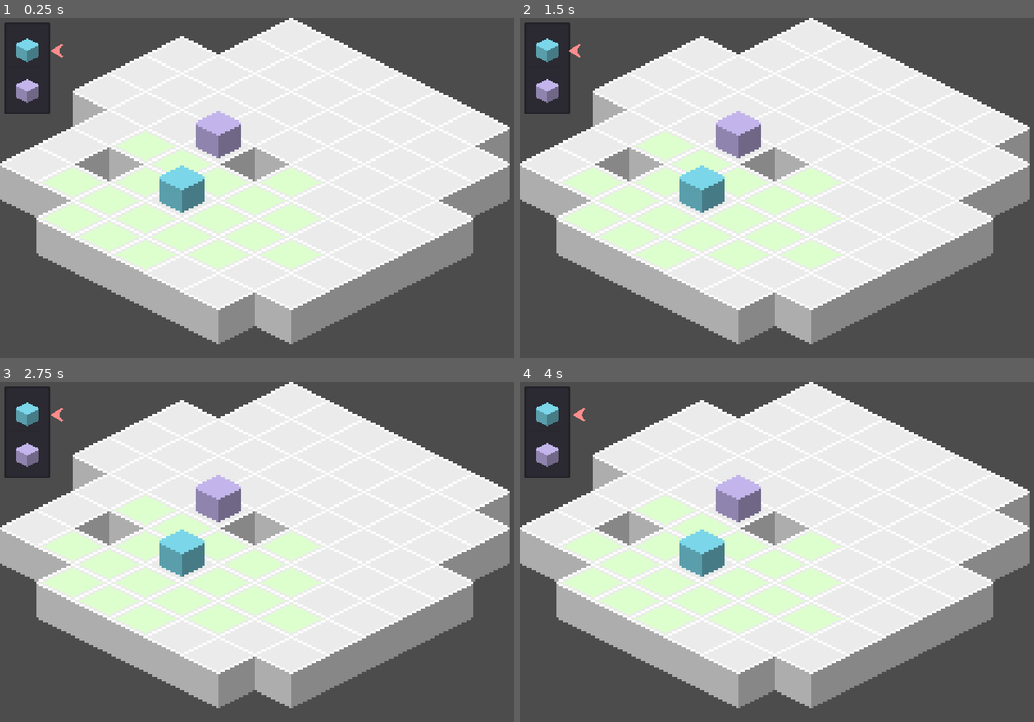
Above: before the commit, frames 1-4 (two rows, left to right).
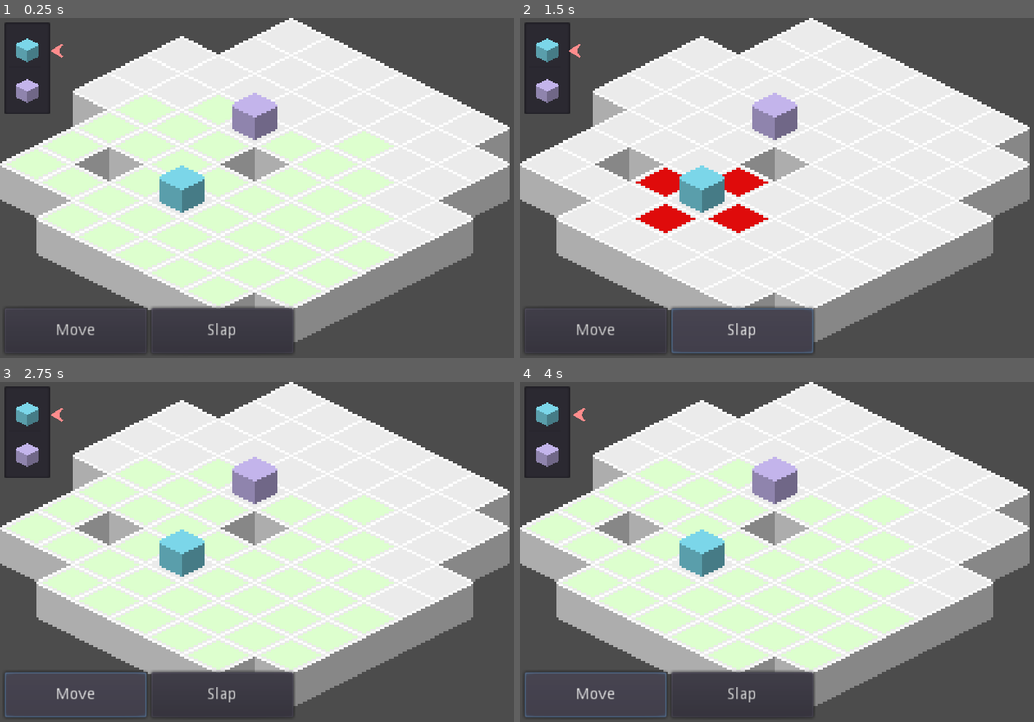
Above: after the commit, the same moments.

Repository: jaytav/godot-test-2
Game: Godot game, scene res://src/Main.tscn
Two runs of this game, one before a commit and one after it. Both use one fixed random seed, a clock stepped at 60 frames per second and the inputs below.
Inputs (mouse positions are in pixels of both pictures, inside the frame that each line leads up to):
- Up to frame 1 (0.25 s): no input
- Up to frame 2 (1.5 s): click (597, 330) at 0.5 s, where only the run after the commit has a clickable "Move"; click (741, 330) at 1.25 s, where only the run after the commit has a clickable "Slap"
- Up to frame 3 (2.75 s): click (77, 694) at 2 s, where only the run after the commit has a clickable "Move"
- Up to frame 4 (4 s): click (741, 694) at 2.75 s, where only the run after the commit has a clickable "Slap"; click (597, 694) at 3.5 s, where only the run after the commit has a clickable "Move"

The runs differ from the first frame. In frame 1, 13% of the frame differs, in the area x 1-77%, y 22-99%; in frame 2, 13%; in frame 3, 14%, in the area x 0-77%, y 22-99%; in frame 4, 14%.

Commit message:
add entity actions and update action controller

Diff:
--- a/project.godot
+++ b/project.godot
@@ -9,6 +9,11 @@
 config_version=4
 
 _global_script_classes=[ {
+"base": "Node",
+"class": "Action",
+"language": "GDScript",
+"path": "res://src/entity/action/action.gd"
+}, {
 "base": "Node2D",
 "class": "Entity",
 "language": "GDScript",
@@ -32,9 +37,10 @@
 "base": "Control",
 "class": "TurnQueueUI",
 "language": "GDScript",
-"path": "res://src/game/turn_queue_ui.gd"
+"path": "res://src/game/turn/turn_queue_ui.gd"
 } ]
 _global_script_class_icons={
+"Action": "",
 "Entity": "",
 "Stat": "",
 "State": "",
@@ -49,8 +55,8 @@
 
 [autoload]
 
-TurnQueue="*res://src/game/turn_queue.gd"
-ActionController="*res://src/game/action_controller.gd"
+ActionController="*res://src/game/action/action_controller.gd"
+TurnQueue="*res://src/game/turn/turn_queue.gd"
 
 [display]
 
--- a/src/Main.tscn
+++ b/src/Main.tscn
@@ -1,12 +1,14 @@
-[gd_scene load_steps=11 format=2]
+[gd_scene load_steps=13 format=2]
 
 [ext_resource path="res://src/entity/player/Player.tscn" type="PackedScene" id=1]
 [ext_resource path="res://asset/texture/floor.png" type="Texture" id=2]
 [ext_resource path="res://test/entity/turn_skipper/TurnSkipper.tscn" type="PackedScene" id=3]
 [ext_resource path="res://src/main.gd" type="Script" id=4]
-[ext_resource path="res://src/game/turn_queue_ui.gd" type="Script" id=5]
+[ext_resource path="res://src/game/turn/turn_queue_ui.gd" type="Script" id=5]
 [ext_resource path="res://asset/texture/arrow.png" type="Texture" id=6]
 [ext_resource path="res://asset/texture/action.png" type="Texture" id=7]
+[ext_resource path="res://src/game/action/action_controller_ui.gd" type="Script" id=9]
+[ext_resource path="res://asset/texture/action_selected.png" type="Texture" id=11]
 
 [sub_resource type="TileSet" id=1]
 0/name = "floor.png 0"
@@ -39,6 +41,20 @@
 0/shape_one_way_margin = 0.0
 0/shapes = [  ]
 0/z_index = 0
+1/name = "action_selected.png 1"
+1/texture = ExtResource( 11 )
+1/tex_offset = Vector2( 0, 0 )
+1/modulate = Color( 1, 1, 1, 1 )
+1/region = Rect2( 0, 0, 32, 32 )
+1/tile_mode = 0
+1/occluder_offset = Vector2( 0, 0 )
+1/navigation_offset = Vector2( 0, 0 )
+1/shape_offset = Vector2( 0, 0 )
+1/shape_transform = Transform2D( 1, 0, 0, 1, 0, 0 )
+1/shape_one_way = false
+1/shape_one_way_margin = 0.0
+1/shapes = [  ]
+1/z_index = 0
 
 [sub_resource type="Animation" id=5]
 resource_name = "Point"
@@ -82,6 +98,7 @@
 tile_data = PoolIntArray( -262140, 0, 0, -262139, 0, 0, -262138, 0, 0, -262137, 0, 0, -262136, 0, 0, -262135, 0, 0, -19 …(806 unchanged characters)…
 
 [node name="Action" type="TileMap" parent="World"]
+modulate = Color( 0, 0, 0, 1 )
 mode = 1
 tile_set = SubResource( 4 )
 cell_size = Vector2( 32, 16 )
@@ -94,7 +111,7 @@
 position = Vector2( 80, 80 )
 
 [node name="TurnSkipper" parent="World/Entities" instance=ExtResource( 3 )]
-position = Vector2( 96, 56 )
+position = Vector2( 112, 48 )
 
 [node name="GUI" type="Control" parent="."]
 margin_right = 256.0
@@ -118,6 +135,7 @@
 margin_right = 42.0
 margin_bottom = 42.0
 rect_scale = Vector2( 0.5, 0.5 )
+mouse_filter = 2
 auto_height = true
 __meta__ = {
 "_edit_use_anchors_": false
@@ -141,10 +159,26 @@
 autoplay = "Point"
 anims/Point = SubResource( 5 )
 
-[connection signal="turn_ended" from="World/Entities/Player" to="World/Entities/Player" method="_on_Entity_turn_ended"]
-[connection signal="turn_started" from="World/Entities/Player" to="World/Entities/Player" method="_on_Entity_turn_started"]
-[connection signal="turn_ended" from="World/Entities/TurnSkipper" to="World/Entities/TurnSkipper" method="_on_Entity_turn_ended"]
-[connection signal="turn_started" from="World/Entities/TurnSkipper" to="World/Entities/TurnSkipper" method="_on_Entity_turn_started"]
+[node name="ActionControllerUI" type="Control" parent="GUI"]
+anchor_left = 0.008
+anchor_top = 0.853
+anchor_right = 1.0
+anchor_bottom = 0.987
+margin_left = -0.0480001
+margin_top = 0.0499954
+margin_bottom = -0.0500031
+script = ExtResource( 9 )
+__meta__ = {
+"_edit_use_anchors_": false
+}
 
-[editable path="World/Entities/Player"]
-[editable path="World/Entities/TurnSkipper"]
+[node name="GridContainer" type="GridContainer" parent="GUI/ActionControllerUI"]
+anchor_right = 0.992
+anchor_bottom = 1.0
+margin_right = 252.032
+margin_bottom = 20.0
+rect_scale = Vector2( 0.5, 0.5 )
+columns = 4
+__meta__ = {
+"_edit_use_anchors_": false
+}
--- /dev/null
+++ b/src/attack/Attack.tscn
@@ -0,0 +1,3 @@
+[gd_scene format=2]
+
+[node name="Attack" type="Node"]
--- a/src/entity/Entity.tscn
+++ b/src/entity/Entity.tscn
@@ -8,6 +8,7 @@
 [ext_resource path="res://src/entity/stat/bound_stat.gd" type="Script" id=6]
 [ext_resource path="res://src/entity/status_effect/status_effects.gd" type="Script" id=7]
 [ext_resource path="res://src/entity/status_effect/replenish_bound_stat.gd" type="Script" id=8]
+[ext_resource path="res://src/entity/action/move.gd" type="Script" id=9]
 
 [node name="Entity" type="Node2D"]
 script = ExtResource( 5 )
@@ -39,8 +40,15 @@
 [node name="Idle" type="Node" parent="StateMachine"]
 script = ExtResource( 4 )
 
-[node name="Move" type="Node" parent="StateMachine"]
+[node name="Active" type="Node" parent="StateMachine"]
 script = ExtResource( 4 )
+
+[node name="Actions" type="Node" parent="."]
+
+[node name="Move" type="Node" parent="Actions"]
+script = ExtResource( 9 )
+use_point_path = true
+tile_map_modulate = Color( 0.870588, 1, 0.811765, 1 )
 
 [node name="Sprite" type="Sprite" parent="."]
 texture = ExtResource( 1 )
@@ -49,4 +57,5 @@
 [connection signal="turn_ended" from="." to="StatusEffects" method="_on_Entity_turn_ended"]
 [connection signal="turn_ended" from="." to="StateMachine" method="_on_Entity_turn_ended"]
 [connection signal="turn_started" from="." to="StateMachine" method="_on_Entity_turn_started"]
+[connection signal="updated" from="Stats/ActionPoints" to="Actions/Move" method="_on_ActionPoints_updated"]
 [connection signal="transitioned" from="StateMachine" to="StateMachine" method="_on_StateMachine_transitioned"]
--- /dev/null
+++ b/src/entity/action/action.gd
@@ -0,0 +1,11 @@
+class_name Action
+extends Node
+
+export var min_range: int
+export var max_range: int
+export var use_point_path: bool
+export var tile_map_modulate: Color
+
+
+func do_action(_request: Dictionary) -> void:
+    pass
--- /dev/null
+++ b/src/entity/action/move.gd
@@ -0,0 +1,33 @@
+extends Action
+
+const EntityMover = preload("res://src/game/mover/EntityMover.tscn")
+
+func _ready():
+    yield(owner, "ready")
+    max_range = owner.stats.ActionPoints.value
+
+
+func do_action(request: Dictionary):
+    var entity_mover = EntityMover.instance()
+    entity_mover.connect("entity_moved", self, "_on_EntityMover_entity_moved")
+    entity_mover.entity = request.entity
+
+    for point_path_position in request.point_path_positions:
+        var point_path_world_position: Vector2 = ActionController.action_tile_map.map_to_world(point_path_position)
+        point_path_world_position.y += ActionController.action_tile_map.cell_size.y / 2
+        entity_mover.curve.add_point(point_path_world_position)
+
+    request.entity.stats.ActionPoints.value -= len(request.point_path_positions) - 1
+    owner.owner.get_node("World").add_child(entity_mover)
+
+
+func _on_ActionPoints_updated(_from_value: int, to_value: int):
+    max_range = to_value
+
+
+func _on_EntityMover_entity_moved(entity: Entity):
+    ActionController.refresh_astar()
+
+    if entity.is_in_group("PlayerControlled"):
+        entity.active_action = entity.get_node("Actions/Move")
+        ActionController.draw_action(entity.active_action)
--- a/src/entity/player/Player.tscn
+++ b/src/entity/player/Player.tscn
@@ -1,21 +1,35 @@
-[gd_scene load_steps=3 format=2]
+[gd_scene load_steps=5 format=2]
 
 [ext_resource path="res://src/entity/Entity.tscn" type="PackedScene" id=1]
-[ext_resource path="res://src/entity/player/state/move.gd" type="Script" id=2]
+[ext_resource path="res://src/entity/player/state/active.gd" type="Script" id=2]
+[ext_resource path="res://src/entity/action/action.gd" type="Script" id=3]
+[ext_resource path="res://src/entity/player/player.gd" type="Script" id=4]
 
-[node name="Player" groups=["PlayerControlled"] instance=ExtResource( 1 )]
+[node name="Player" instance=ExtResource( 1 )]
+script = ExtResource( 4 )
 
 [node name="Initiative" parent="Stats" index="0"]
 initial_value = 25
 
 [node name="ActionPoints" parent="Stats" index="1"]
-max_value = 3
+max_value = 5
 
 [node name="HealthPoints" parent="Stats" index="2"]
 max_value = 3
 
-[node name="Move" parent="StateMachine" index="1"]
+[node name="StateMachine" parent="." index="2"]
+_debug = true
+
+[node name="Active" parent="StateMachine" index="1"]
 script = ExtResource( 2 )
 
-[node name="Sprite" parent="." index="3"]
+[node name="Slap" type="Node" parent="Actions" index="1"]
+script = ExtResource( 3 )
+min_range = 1
+max_range = 1
+tile_map_modulate = Color( 0.878431, 0.0470588, 0.0470588, 1 )
+
+[node name="Sprite" parent="." index="4"]
 modulate = Color( 0.521569, 0.909804, 0.988235, 1 )
+
+[connection signal="turn_started" from="." to="." method="_on_Player_turn_started"]
--- /dev/null
+++ b/src/entity/player/player.gd
@@ -0,0 +1,11 @@
+extends Entity
+
+onready var active_action: Action = get_node("Actions/Move")
+
+
+func _init():
+    add_to_group("PlayerControlled")
+
+
+func _on_Player_turn_started(_entity: Entity):
+    ActionController.draw_action(active_action)
--- /dev/null
+++ b/src/entity/player/state/active.gd
@@ -0,0 +1,10 @@
+extends State
+
+
+func unhandled_input(event):
+    if event is InputEventMouseMotion:
+        ActionController.draw_action_behaviour(owner.active_action, owner.get_global_mouse_position())
+    if event.is_action_pressed("left_click"):
+        ActionController.do_action(owner.active_action, owner.get_global_mouse_position())
+    elif event.is_action_pressed("ui_select"): # press space to end turn
+        owner.end_turn()
--- a/src/entity/player/state/move.gd
+++ /dev/null
@@ -1,14 +0,0 @@
-extends State
-
-func unhandled_input(event):
-    if event.is_action_pressed("left_click"):
-        var request: Dictionary = {
-            "mouse_position": owner.get_global_mouse_position(),
-            "type": "move",
-            "entity": owner,
-        }
-
-        ActionController.request_action(request)
-    # press space to end turn
-    elif event.is_action_pressed("ui_select"):
-        owner.end_turn()
--- a/src/entity/state_machine/state_machine.gd
+++ b/src/entity/state_machine/state_machine.gd
@@ -38,16 +38,15 @@
 
 
 func _on_StateMachine_transitioned(from_state: State, to_state: State) -> void:
-    if !_debug:
-        pass
-    elif from_state:
-        print("%s transitioned from %s to %s" % [owner.name, from_state.name, to_state.name])
-    else:
-        print("%s transitioned to %s" % [owner.name, to_state.name])
+    if _debug:
+        if from_state:
+            print("%s transitioned from %s to %s" % [owner.name, from_state.name, to_state.name])
+        else:
+            print("%s transitioned to %s" % [owner.name, to_state.name])
 
 
 func _on_Entity_turn_started(_entity: Entity):
-    transition_to_state("Move")
+    transition_to_state("Active")
 
 
 func _on_Entity_turn_ended(_entity: Entity):
--- /dev/null
+++ b/src/game/action/ActionButton.tscn
@@ -0,0 +1,15 @@
+[gd_scene load_steps=2 format=2]
+
+[ext_resource path="res://src/game/action/action_button.gd" type="Script" id=1]
+
+[node name="ActionButton" type="Button"]
+margin_right = 40.0
+margin_bottom = 38.0
+size_flags_horizontal = 3
+size_flags_vertical = 3
+script = ExtResource( 1 )
+__meta__ = {
+"_edit_use_anchors_": false
+}
+
+[connection signal="pressed" from="." to="." method="_on_ActionButton_pressed"]
--- /dev/null
+++ b/src/game/action/action_button.gd
@@ -0,0 +1,7 @@
+extends Button
+
+var action: Action
+
+
+func _on_ActionButton_pressed():
+	ActionController.draw_action(action)
--- /dev/null
+++ b/src/game/action/action_controller.gd
@@ -0,0 +1,151 @@
+extends Node
+
+
+var action_controller_ui: Control
+var entities: Array setget _set_entities
+var action_tile_map: TileMap
+var floor_tile_map: TileMap
+
+
+var _active_entity: Entity
+var _astar: AStar2D = AStar2D.new()
+var _entity_cells: Array = []
+var _action_cell: Vector2
+
+
+func do_action(action: Action, position: Vector2) -> void:
+    var action_cell: Vector2 = action_tile_map.world_to_map(position)
+    var used_cells: Array = action_tile_map.get_used_cells()
+
+    if !used_cells.has(action_cell):
+        return
+
+    var request: Dictionary = {
+        "entity": action.owner,
+        "entity_position": action.owner.position,
+        "entity_cell": action_tile_map.world_to_map(action.owner.position),
+        "action_position": position,
+        "action_cell": action_cell,
+    }
+
+    if action.use_point_path:
+        request.entity_point = _get_vector_point_index(request.entity_cell)
+        request.action_point = _get_vector_point_index(request.action_cell)
+        request.point_path_positions = _astar.get_point_path(request.entity_point, request.action_point)
+
+    action.do_action(request)
+
+
+func draw_action(action: Action) -> void:
+    action_tile_map.clear()
+    action_tile_map.modulate = action.tile_map_modulate
+
+    var entity_cell: Vector2 = action_tile_map.world_to_map(action.owner.position)
+    var entity_point = _get_vector_point_index(entity_cell)
+
+    if action.use_point_path:
+        for point in _astar.get_points():
+            var point_path_positions: PoolVector2Array = _astar.get_point_path(entity_point, point)
+
+            # remove entity point position
+            point_path_positions.remove(0)
+
+            if len(point_path_positions) > action.max_range:
+                continue
+
+            for point_path_position in point_path_positions:
+                action_tile_map.set_cellv(point_path_position, 0)
+    else:
+        for point in _astar.get_points():
+            var cell: Vector2 = _astar.get_point_position(point)
+            var difference: int = int(abs(entity_cell.x - cell.x) + abs(entity_cell.y - cell.y))
+
+            if difference >= action.min_range && difference <= action.max_range:
+                action_tile_map.set_cellv(cell, 0)
+
+
+func draw_action_behaviour(action: Action, position: Vector2) -> void:
+    var action_cell: Vector2 = action_tile_map.world_to_map(position)
+    var entity_cell: Vector2 = action_tile_map.world_to_map(action.owner.position)
+
+    if action_cell == _action_cell:
+        return
+
+    var used_cells: Array = action_tile_map.get_used_cells()
+
+    for used_cell in used_cells:
+        action_tile_map.set_cellv(used_cell, 0)
+
+    if !used_cells.has(action_cell):
+        _action_cell = Vector2.ZERO
+        return
+
+    var entity_point: int = _get_vector_point_index(entity_cell)
+    var action_point: int = _get_vector_point_index(action_cell)
+    var point_path_positions: PoolVector2Array = _astar.get_point_path(entity_point, action_point)
+
+    # remove entity point position
+    point_path_positions.remove(0)
+
+    for point_path_position in point_path_positions:
+        action_tile_map.set_cellv(point_path_position, 1)
+
+    _action_cell = action_cell
+
+
+func refresh_astar():
+    _entity_cells = []
+
+    for entity in entities:
+        _entity_cells.append(action_tile_map.world_to_map(entity.position))
+
+    for cell in floor_tile_map.get_used_cells():
+        _astar.add_point(_get_vector_point_index(cell), cell)
+
+    for point in _astar.get_points():
+        var cell: Vector2 = _astar.get_point_position(point)
+
+        var relative_cells: PoolVector2Array = [
+            Vector2(cell.x + 1, cell.y),
+            Vector2(cell.x - 1, cell.y),
+            Vector2(cell.x, cell.y + 1),
+            Vector2(cell.x, cell.y - 1),
+        ]
+
+        for relative_cell in relative_cells:
+            var relative_cell_point: int = _get_vector_point_index(relative_cell)
+
+            if !_astar.has_point(relative_cell_point):
+                continue
+
+            if _entity_cells.has(relative_cell):
+                continue
+
+            _astar.connect_points(point, relative_cell_point, false)
+
+
+func _get_vector_point_index(position: Vector2) -> int:
+    var vector_point_index: int = int("%s%s" % [position.y, position.x])
+
+    if vector_point_index < 0:
+        vector_point_index += 999999
+
+    return vector_point_index
+
+
+func _set_entities(to_entities: Array):
+    entities = to_entities
+    refresh_astar()
+
+    for entity in entities:
+        if entity.is_in_group("PlayerControlled"):
+            entity.connect("turn_started", self, "_on_PlayerControlled_Entity_turn_started")
+            entity.connect("turn_ended", self, "_on_PlayerControlled_Entity_turn_ended")
+
+
+func _on_PlayerControlled_Entity_turn_started(entity: Entity) -> void:
+    action_controller_ui.entity = entity
+
+
+func _on_PlayerControlled_Entity_turn_ended(_entity: Entity) -> void:
+    action_tile_map.clear()
--- /dev/null
+++ b/src/game/action/action_controller_ui.gd
@@ -0,0 +1,20 @@
+extends Control
+
+const ActionButton = preload("res://src/game/action/ActionButton.tscn")
+
+var entity: Entity setget _set_entity
+
+onready var _grid_container: GridContainer = get_node("GridContainer")
+
+
+func _set_entity(_entity: Entity):
+    entity = _entity
+
+    for child in _grid_container.get_children():
+        _grid_container.remove_child(child)
+
+    for action in _entity.get_node("Actions").get_children():
+        var action_button = ActionButton.instance()
+        action_button.action = action
+        action_button.text = action.name
+        _grid_container.add_child(action_button)
--- a/src/game/action_controller.gd
+++ /dev/null
@@ -1,137 +0,0 @@
-extends Node
-
-const EntityMover = preload("res://src/game/mover/EntityMover.tscn")
-
-export var _action_movement_modulate: Color = Color("#deffcf")
-
-var entities: Array setget _set_entities
-var action_tile_map: TileMap
-var floor_tile_map: TileMap
-
-var _astar: AStar2D = AStar2D.new()
-var _entity_cells: Array = []
-
-
-func request_action(request: Dictionary) -> void:
-    var mouse_position: Vector2 = request.mouse_position
-    var entity: Entity = request.entity
-    var type: String = request.type
-
-    if type == "move":
-        var entity_position: Vector2 = action_tile_map.world_to_map(entity.position)
-        var action_position: Vector2 = action_tile_map.world_to_map(mouse_position)
-        var entity_point: int = _get_vector_point_index(entity_position)
-        var action_point: int = _get_vector_point_index(action_position)
-        var point_path_positions: PoolVector2Array = _astar.get_point_path(entity_point, action_point)
-        var move_cost: int = len(point_path_positions) - 1
-
-        if move_cost <= 0:
-            print("%s cannot move here" % entity.name)
-            return
-
-        if move_cost > entity.stats.ActionPoints.value:
-            print("%s too far to move" % entity.name)
-            return
-
-        entity.stats.ActionPoints.value -= move_cost
-
-        var entity_mover = EntityMover.instance()
-        entity_mover.connect("entity_moved", self, "_on_EntityMover_entity_moved")
-        entity_mover.entity = entity
-
-        for point_path_position in point_path_positions:
-            var point_path_world_position: Vector2 = action_tile_map.map_to_world(point_path_position)
-            point_path_world_position.y += action_tile_map.cell_size.y / 2
-            entity_mover.curve.add_point(point_path_world_position)
-
-        get_parent().get_node("Main/World").add_child(entity_mover)
-
-
-func draw_movement(entity: Entity):
-    action_tile_map.clear()
-    action_tile_map.modulate = _action_movement_modulate
-
-    var action_points: int = entity.stats.ActionPoints.value
-    var entity_position = action_tile_map.world_to_map(entity.position)
-    var entity_point = _get_vector_point_index(entity_position)
-
-    for point in _astar.get_points():
-        var point_path_positions: PoolVector2Array = _astar.get_point_path(entity_point, point)
-
-        if len(point_path_positions) == 0:
-            continue
-
-        # remove entity point position
-        point_path_positions.remove(0)
-
-        if len(point_path_positions) > action_points:
-            continue
-
-        for point_path_position in point_path_positions:
-            if point_path_position == entity_position:
-                continue
-
-            action_tile_map.set_cellv(point_path_position, 0)
-
-
-func _refresh_astar():
-    _entity_cells = []
-
-    for entity in entities:
-        _entity_cells.append(action_tile_map.world_to_map(entity.position))
-
-    for cell in floor_tile_map.get_used_cells():
-        _astar.add_point(_get_vector_point_index(cell), cell)
-
-    for point in _astar.get_points():
-        var cell: Vector2 = _astar.get_point_position(point)
-
-        var relative_cells: PoolVector2Array = [
-            Vector2(cell.x + 1, cell.y),
-            Vector2(cell.x - 1, cell.y),
-            Vector2(cell.x, cell.y + 1),
-            Vector2(cell.x, cell.y - 1),
-        ]
-
-        for relative_cell in relative_cells:
-            var relative_cell_point: int = _get_vector_point_index(relative_cell)
-
-            if !_astar.has_point(relative_cell_point):
-                continue
-
-            if _entity_cells.has(relative_cell):
-                continue
-
-            _astar.connect_points(point, relative_cell_point, false)
-
-
-func _get_vector_point_index(position: Vector2) -> int:
-    var vector_point_index: int = int("%s%s" % [position.y, position.x])
-
-    if vector_point_index < 0:
-        vector_point_index += 999999
-
-    return vector_point_index
-
-
-func _set_entities(to_entities: Array):
-    entities = to_entities
-    _refresh_astar()
-
-    for entity in entities:
-        if entity.is_in_group("PlayerControlled"):
-            entity.connect("turn_started", self, "_on_PlayerControlled_Entity_turn_started")
-            entity.connect("turn_ended", self, "_on_PlayerControlled_Entity_turn_ended")
-
-
-func _on_PlayerControlled_Entity_turn_started(entity: Entity) -> void:
-    draw_movement(entity)
-
-
-func _on_PlayerControlled_Entity_turn_ended(_entity: Entity) -> void:
-    action_tile_map.clear()
-
-
-func _on_EntityMover_entity_moved(entity: Entity):
-    _refresh_astar()
-    draw_movement(entity)
--- a/src/game/turn_queue.gd
+++ b/src/game/turn/turn_queue.gd
@@ -1,6 +1,6 @@
 extends Node
 
-var turn_queue_ui
+var turn_queue_ui: Control
 var entities: Array setget _set_entities
 
 var _active_entity: Entity
--- a/src/main.gd
+++ b/src/main.gd
@@ -4,6 +4,7 @@
 
 
 func _ready():
+    ActionController.action_controller_ui = get_node("GUI/ActionControllerUI")
     ActionController.floor_tile_map = get_node("World/Floor")
     ActionController.action_tile_map = get_node("World/Action")
     ActionController.entities = entities
--- a/test/entity/turn_skipper/TurnSkipper.tscn
+++ b/test/entity/turn_skipper/TurnSkipper.tscn
@@ -1,11 +1,11 @@
-[gd_scene load_steps=4 format=2]
+[gd_scene load_steps=5 format=2]
 
 [ext_resource path="res://src/entity/Entity.tscn" type="PackedScene" id=1]
-[ext_resource path="res://test/entity/turn_skipper/state/move.gd" type="Script" id=2]
+[ext_resource path="res://test/entity/turn_skipper/state/active.gd" type="Script" id=2]
+[ext_resource path="res://src/entity/action/move.gd" type="Script" id=3]
 
 [sub_resource type="Animation" id=1]
 resource_name = "Jump"
-length = 1.5
 tracks/0/type = "bezier"
 tracks/0/path = NodePath("../../Sprite:offset:x")
 tracks/0/interp = 1
@@ -23,8 +23,8 @@
 tracks/1/imported = false
 tracks/1/enabled = true
 tracks/1/keys = {
-"points": PoolRealArray( -8, -0.25, 0, 0.25, 0, -16, -0.25, 0, 0.25, 0, -8, -0.25, 0, 0.25, 0 ),
-"times": PoolRealArray( 0.5, 1, 1.5 )
+"points": PoolRealArray( -8, -0.25, 0, 0.25, 0, -12, -0.25, 0, 0.25, 0, -8, -0.25, 0, 0.25, 0 ),
+"times": PoolRealArray( 0, 0.5, 1 )
 }
 
 [node name="TurnSkipper" instance=ExtResource( 1 )]
@@ -35,13 +35,19 @@
 [node name="ActionPoints" parent="Stats" index="1"]
 max_value = 1
 
-[node name="Move" parent="StateMachine" index="1"]
+[node name="Active" parent="StateMachine" index="1"]
 script = ExtResource( 2 )
 
-[node name="AnimationPlayer" type="AnimationPlayer" parent="StateMachine/Move" index="0"]
+[node name="AnimationPlayer" type="AnimationPlayer" parent="StateMachine/Active" index="0"]
+root_node = NodePath("../../../Actions/Move")
 anims/Jump = SubResource( 1 )
 
-[node name="Sprite" parent="." index="2"]
+[node name="Move" parent="Actions" index="0"]
+script = ExtResource( 3 )
+use_point_path = false
+tile_map_modulate = Color( 0, 0, 0, 1 )
+
+[node name="Sprite" parent="." index="4"]
 modulate = Color( 0.827451, 0.764706, 1, 1 )
 
-[connection signal="animation_finished" from="StateMachine/Move/AnimationPlayer" to="StateMachine/Move" method="_on_AnimationPlayer_animation_finished"]
+[connection signal="animation_finished" from="StateMachine/Active/AnimationPlayer" to="StateMachine/Active" method="_on_AnimationPlayer_animation_finished"]
Binary file added: asset/texture/action_selected.png
Not shown, added: asset/texture/action_selected.png.import
Not shown: 1 places in src/entity/Entity.tscn that only renumber resources
Renamed: src/game/turn_queue_ui.gd -> src/game/turn/turn_queue_ui.gd
Renamed: test/entity/turn_skipper/state/move.gd -> test/entity/turn_skipper/state/active.gd
